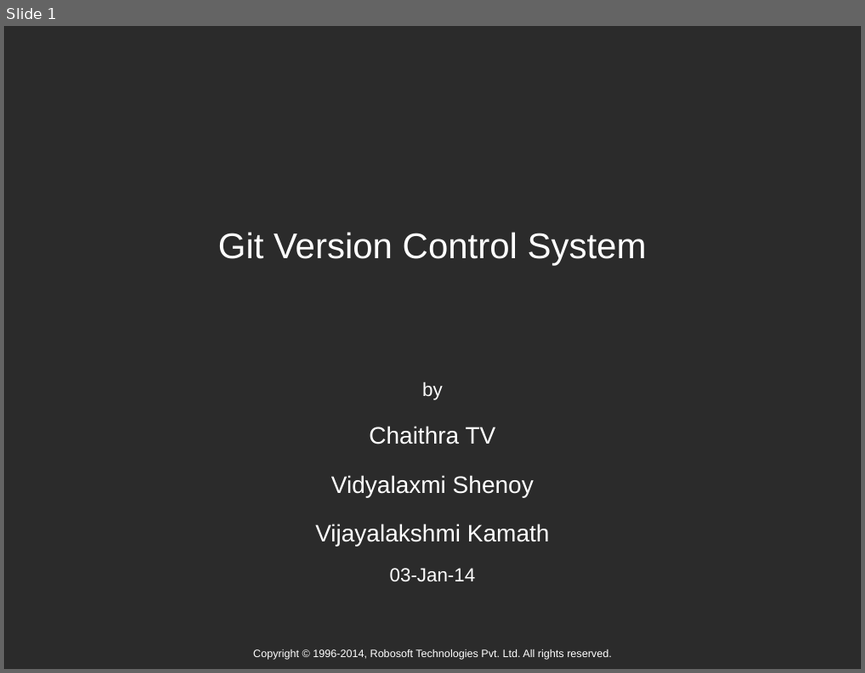
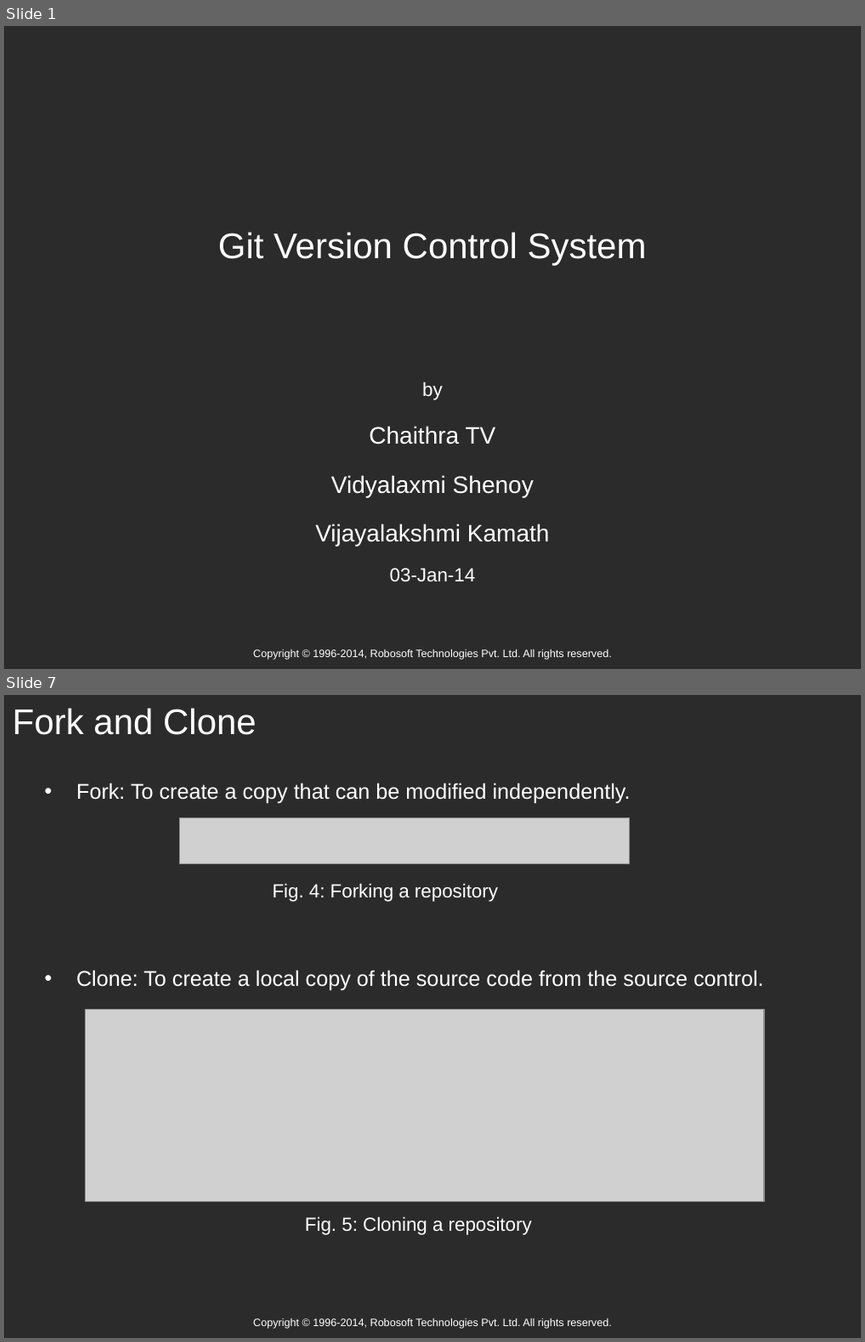
Before and after one commit to vidyalaxmi/GitPresentation, a slide deck: Subject (Limited).ppt. Shown one above the other, each under a label of ours: slide 1 before the commit, slides 1 and 7 after it; the slides between them are not shown. The pictures are 865x673 and 865x1342 pixels, drawn with LibreOffice and Linux fonts; fonts in the diff are those of the drawing; grey boxes stand for pictures; background and template pictures are left out; a plain dark background stands for a picture behind light text. Boxes give left, top, right and bottom in pixels: in the first picture for what was removed or moved away, otherwise in the second. Text is boxed around its words. In the diff, an @@ line names an element or a change of style, - is before the commit and + after.

```diff
--- a/Subject (Limited).ppt
+++ b/Subject (Limited).ppt
@@ slide 7 added at [4, 695, 861, 1338], background picture (left out); not listed: 1 template element that a slide beside it also shows @@
@@ title added at [12, 708, 256, 735], 30 pt, text #FFFFFF @@
+Fork and Clone
@@ text added at [76, 783, 630, 804], 18 pt, text #FFFFFF @@
+• Fork: To create a copy that can be modified independently.
@@ picture added at [180, 818, 630, 864] @@
@@ text added at [273, 883, 498, 902], 16 pt, text #FFFFFF @@
+Fig. 4: Forking a repository
@@ text added at [76, 970, 764, 991], 18 pt, text #FFFFFF @@
+• Clone: To create a local copy of the source code from the source control.
@@ picture added at [85, 1009, 764, 1201] @@
@@ text added at [305, 1216, 532, 1235], 16 pt, text #FFFFFF @@
+Fig. 5: Cloning a repository
```
Also in this commit, not shown: 8 other slides added, 3 other files.
